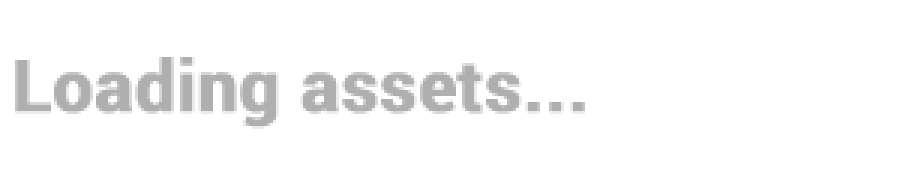
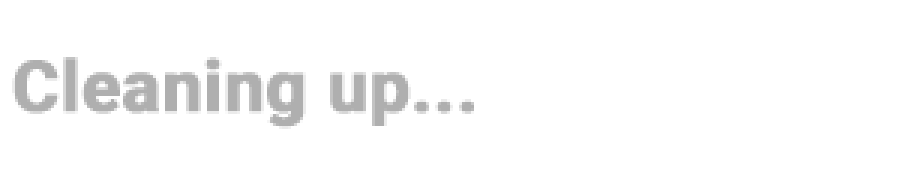
Two versions of the same layered image (900 × 180). Layer-by-layer changes:
renamed "Loading assets..." to "Cleaning up...", painted on it over [12, 57, 585, 129]
